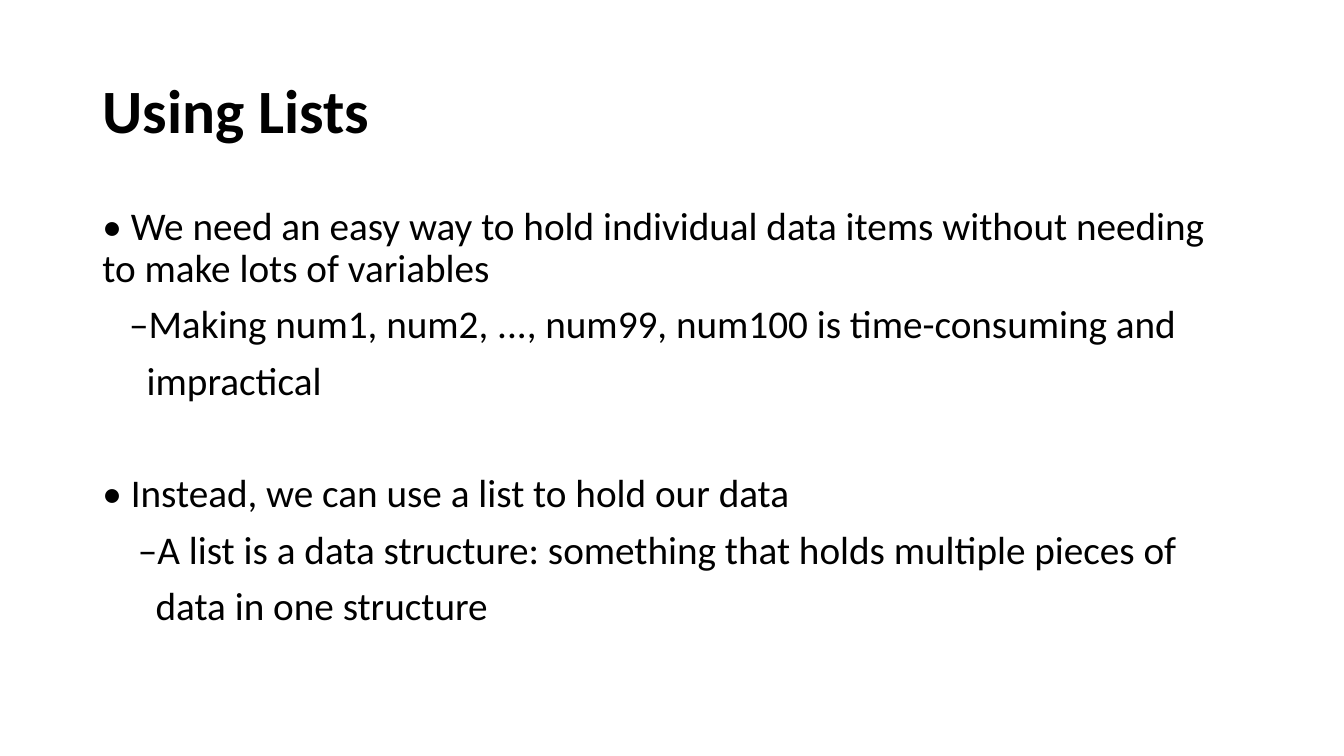
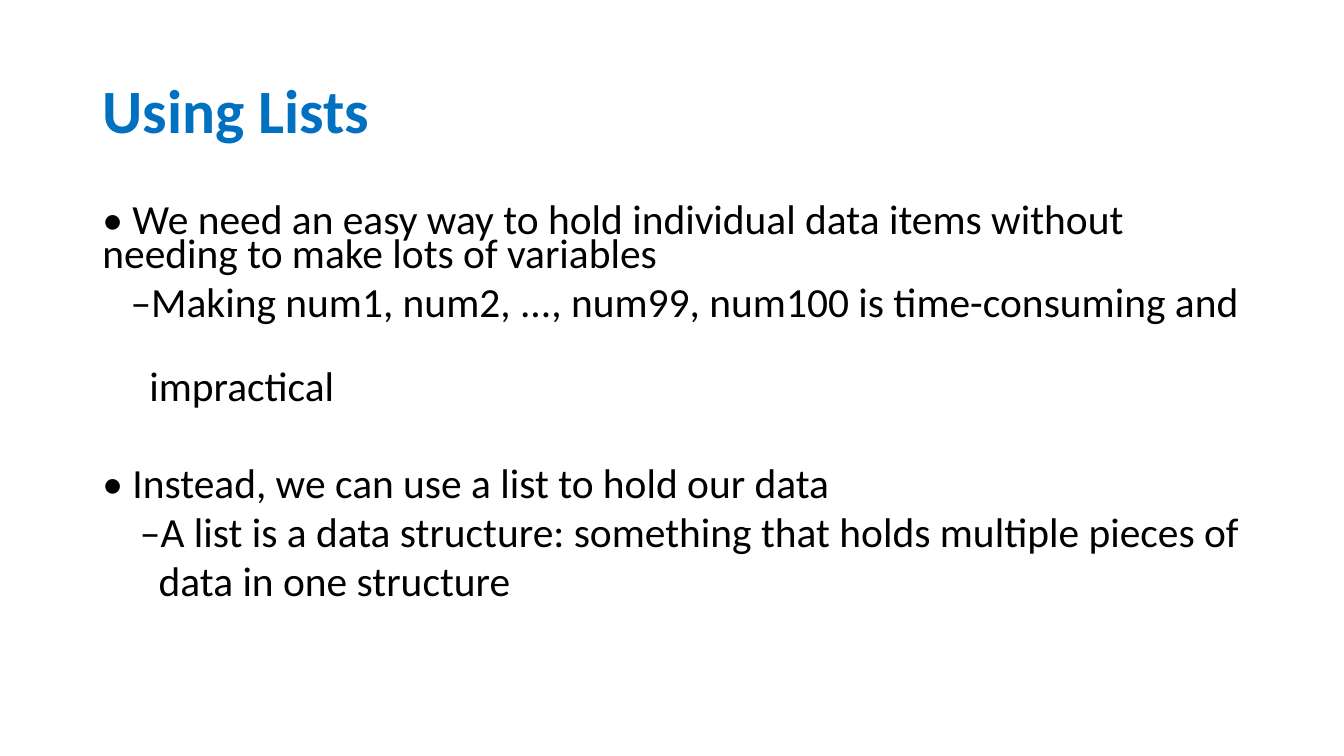
Before and after one commit to HKohin/Python-for-Upward-Bound-Program, a slide deck: slide 5 of PYTHON_8_Lists Part 1.pptx. Drawn at 1344x756 pixels with LibreOffice and Linux fonts; fonts in the diff are those of the drawing. Boxes give left, top, right and bottom in pixels: in the first picture for what was removed or moved away, otherwise in the second. Text is boxed around its words. In the diff, an @@ line names an element or a change of style, - is before the commit and + after.

```diff
--- a/PYTHON_8_Lists Part 1.pptx
+++ b/PYTHON_8_Lists Part 1.pptx
@@ title "Using Lists" at (102, 89, 369, 144): text colour #000000 to #0070C0 @@
@@ text "• We need an easy ..." at (102, 205, 1239, 597): size 28 to 29.6 pt; line spacing 0.9 to 0.7 @@
```
Also in this commit, not shown: 8 other slides changed.
